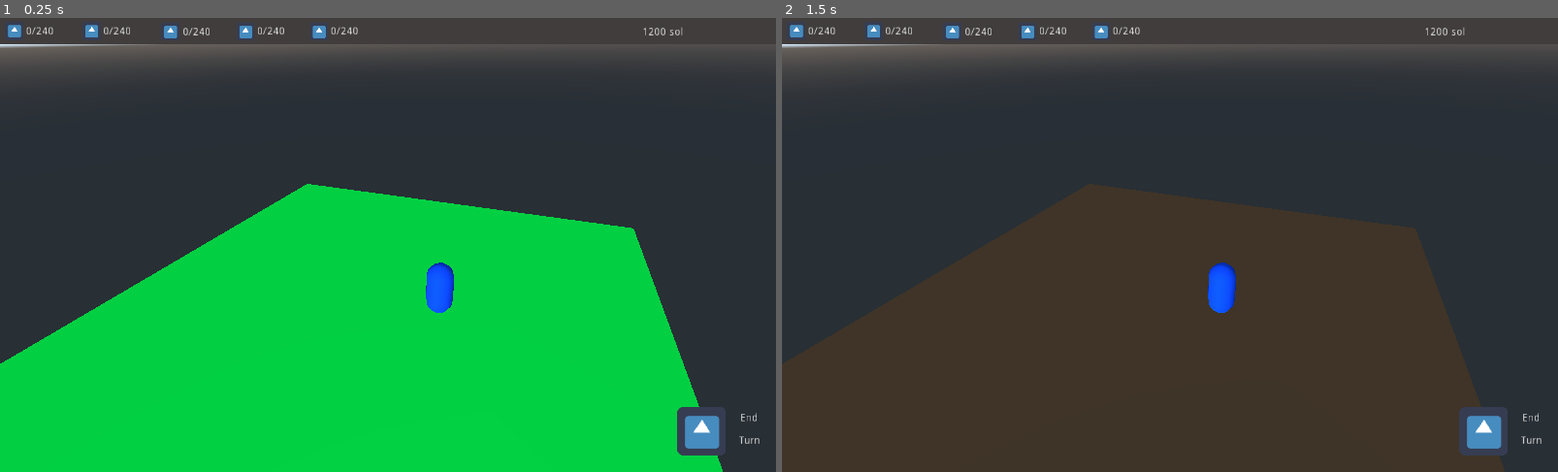
Above: before the commit, frames 1-2 (left to right).
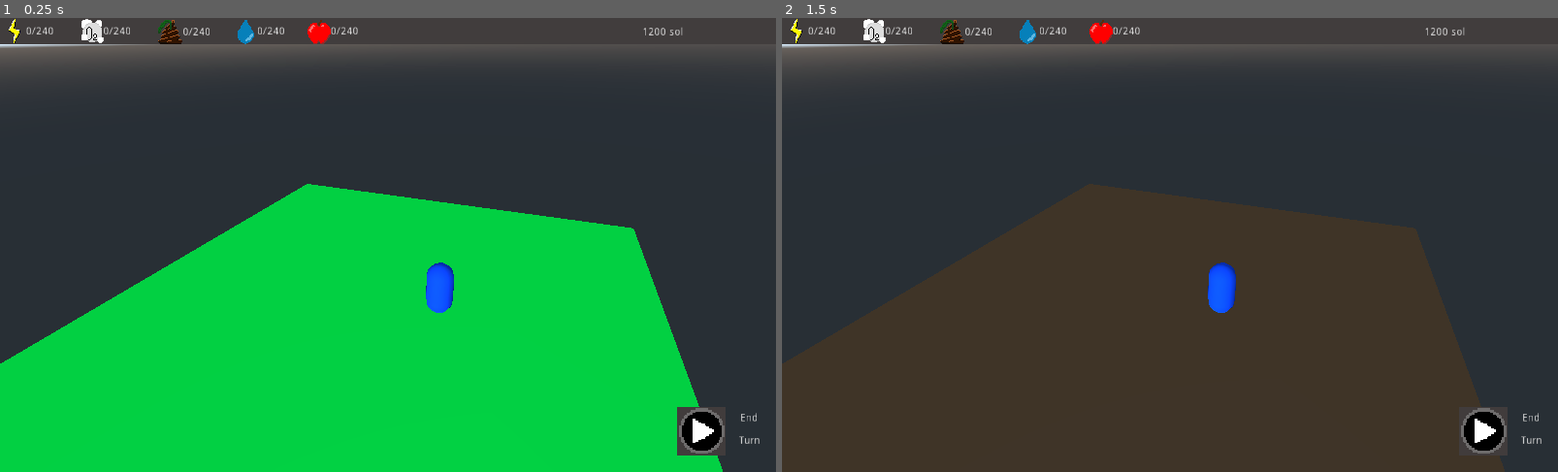
Above: after the commit, the same moments.

Repository: AngryCyboot/LD52
Game: Godot game, scene res://Scènes/Scene principale.tscn
The game is run twice, just before and just after one commit, with the same random seed, the same clock (stepped at 60 frames per second) and the same inputs. The engine's default icon, where the game draws it, is replaced by a stand-in: a white triangle on a blue panel in a dark square.
Inputs:
- Up to frame 1 (0.25 s): no input
- Up to frame 2 (1.5 s): tap Enter at 0.5 s; hold D 0.53-1.28 s; tap I at 0.6 s; tap Space at 1.25 s; hold A from 1.28 s (still down); tap Tab at 1.35 s

The runs differ from the first frame. In frame 1, 0.9% of the frame differs, in the area x 1-94%, y 0-97%; in frame 2, 0.9%.

Commit message:
better icons and imports settings

Diff:
--- a/GodotFiles/Scènes/UI.tscn
+++ b/GodotFiles/Scènes/UI.tscn
@@ -1,7 +1,12 @@
-[gd_scene load_steps=3 format=2]
+[gd_scene load_steps=8 format=2]
 
 [ext_resource path="res://Scènes/UI.gd" type="Script" id=1]
-[ext_resource path="res://Images/icon.png" type="Texture" id=2]
+[ext_resource path="res://Images/Elec.png" type="Texture" id=2]
+[ext_resource path="res://Images/O2.png" type="Texture" id=3]
+[ext_resource path="res://Images/Shit.png" type="Texture" id=4]
+[ext_resource path="res://Images/Water.png" type="Texture" id=5]
+[ext_resource path="res://Images/Food.png" type="Texture" id=6]
+[ext_resource path="res://Images/Turn.png" type="Texture" id=7]
 
 [node name="UI" type="CanvasLayer"]
 script = ExtResource( 1 )
@@ -28,28 +33,23 @@
 
 [node name="ElectricityIcon" type="Sprite" parent="."]
 position = Vector2( 19, 17 )
-scale = Vector2( 0.375, 0.375 )
 texture = ExtResource( 2 )
 
 [node name="OxygenIcon" type="Sprite" parent="."]
 position = Vector2( 121, 17 )
-scale = Vector2( 0.375, 0.375 )
-texture = ExtResource( 2 )
+texture = ExtResource( 3 )
 
 [node name="FertilizerIcon" type="Sprite" parent="."]
 position = Vector2( 225, 18 )
-scale = Vector2( 0.375, 0.375 )
-texture = ExtResource( 2 )
+texture = ExtResource( 4 )
 
 [node name="WaterIcon" type="Sprite" parent="."]
 position = Vector2( 324, 18 )
-scale = Vector2( 0.375, 0.375 )
-texture = ExtResource( 2 )
+texture = ExtResource( 5 )
 
 [node name="FoodIcon" type="Sprite" parent="."]
 position = Vector2( 421, 18 )
-scale = Vector2( 0.375, 0.375 )
-texture = ExtResource( 2 )
+texture = ExtResource( 6 )
 
 [node name="ElectricityLabel" type="RichTextLabel" parent="."]
 margin_left = 34.0
@@ -109,4 +109,5 @@
 
 [node name="EndTurnIcon" type="Sprite" parent="."]
 position = Vector2( 926, 546 )
-texture = ExtResource( 2 )
+scale = Vector2( 2, 2 )
+texture = ExtResource( 7 )
Binary file changed: GodotFiles/Images/Food.png
Binary file changed: GodotFiles/Images/Turn.png
Binary file changed: GodotFiles/Images/Water.png
Not shown, changed: WIP/Food.png
Not shown, changed: WIP/Turn.png
Not shown, changed: WIP/Water.png
Not shown, changed: WIP/icons.xcf
